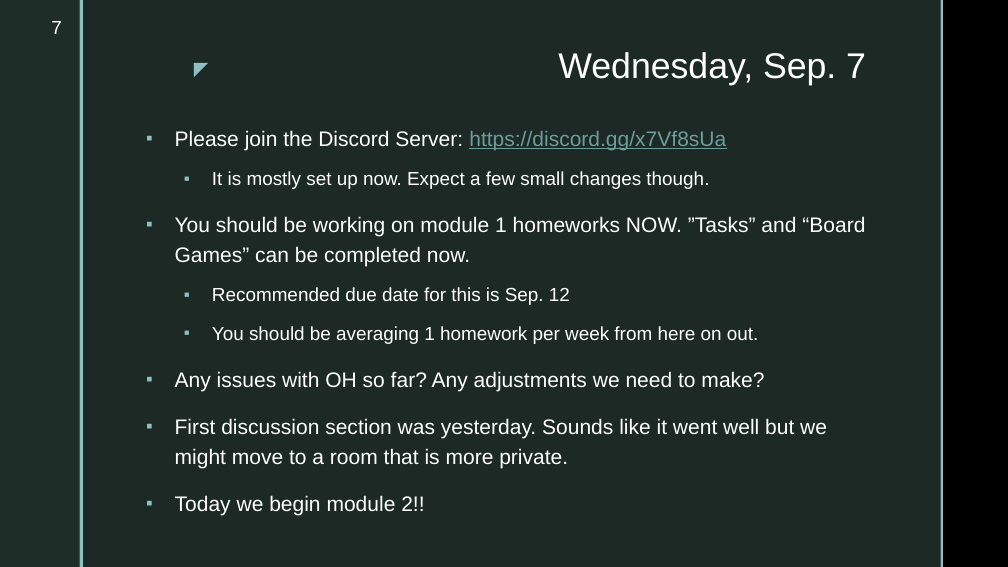
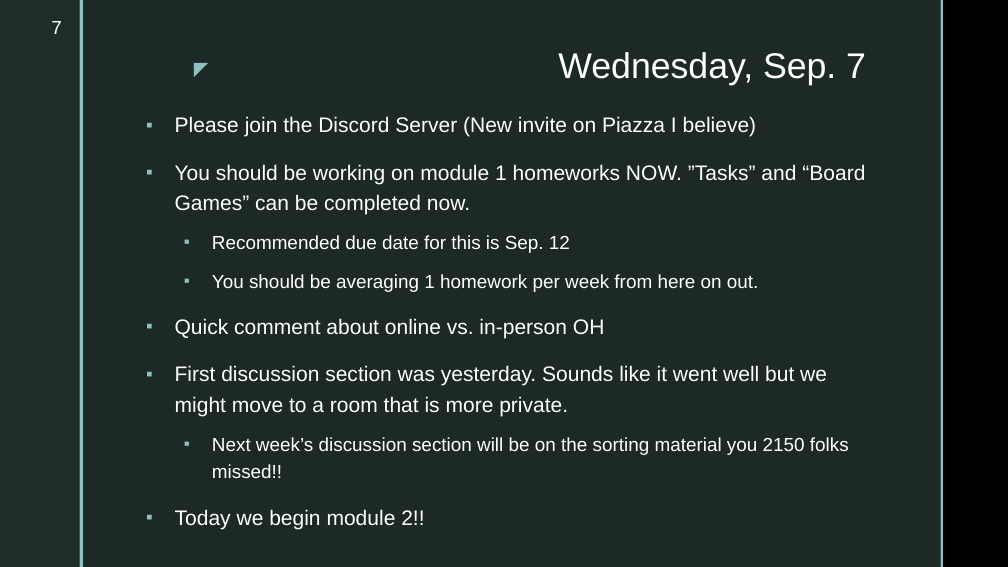
Before and after one commit to markfloryan/dsa2, a slide deck: slide 7 of slides/dailyannouncements.pptx. Drawn at 1008x567 pixels with LibreOffice and Linux fonts; fonts in the diff are those of the drawing; background and template pictures are left out. Boxes give left, top, right and bottom in pixels: in the first picture for what was removed or moved away, otherwise in the second. Text is boxed around its words. In the diff, an @@ line names an element or a change of style, - is before the commit and + after.

Commit message:
adding module 6 slides

```diff
--- a/slides/dailyannouncements.pptx
+++ b/slides/dailyannouncements.pptx
@@ text at [175, 116, 757, 137]: text changed @@
-▪ Please join the Discord Server: https://discord.gg/x7Vf8sUa
-  ▪ It is mostly set up now. Expect a few small changes though.
+▪ Please join the Discord Server (New invite on Piazza I believe)
@@ text at [175, 318, 605, 339]: text changed @@
-▪ Any issues with OH so far? Any adjustments we need to make?
+▪ Quick comment about online vs. in-person OH
@@ text at [212, 437, 849, 478]: paragraph added @@
+  ▪ Next week’s discussion section will be on the sorting material you 2150 folks missed!!
```
Also in this commit, not shown: 9 other files.
